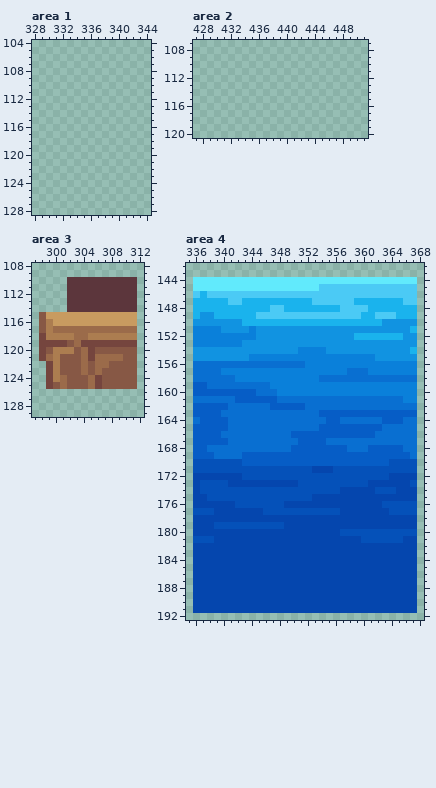
Pixel-art file -- gfx/misc.aseprite. The picture above is the old version.
1024x512 pixels, 1 frame. Colours within 5 levels of each other are drawn and written as one. Shown: area 1: x 328..344, y 104..128; area 2: x 427..451, y 107..120; area 3: x 297..312, y 108..129; area 4: x 335..368, y 142..192. The commit also changed other parts of the picture, which this record leaves out.
And afterwards:
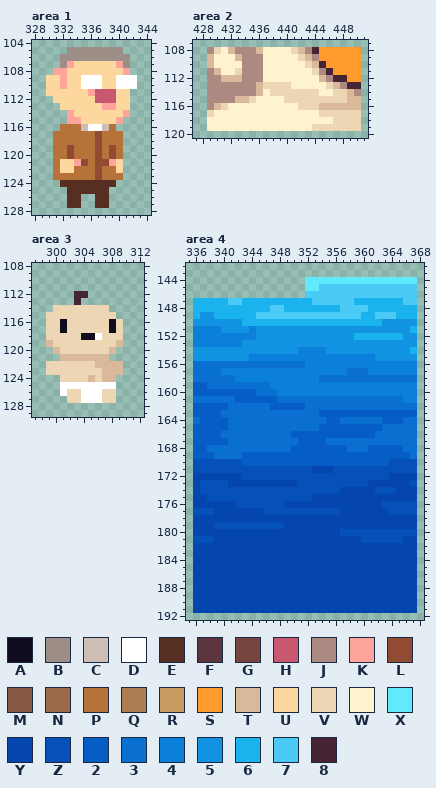
Palette (. is transparent): A #110d1e  B #9d8e88  C #ccbeb5  D #ffffff  E #562e22  F #5c363c  G #75453e  H #c85870  J #ac8981  K #fea49a  L #914b33  M #875845  N #9b6b4a  P #b77239  Q #ac7d50  R #c89b60  S #ff9a2c  T #dab99a  U #fcd89e  V #edd6b3  W #fef3cd  X #61eafc  Y #0546ae  Z #0551b9  2 #065dc6  3 #096fd1  4 #0a80da  5 #1193e1  6 #1ab3ed  7 #4bcaf5  8 #462434
Difference:
Area 1:
y 105: x 333..340 ........ -> BBBBBBBB
y 106: x 332..341 .......... -> BBBBBBBBBB
y 107: x 332..341 .......... -> BKUUUUUUKB
y 108: x 331..341 ........... -> KKUUUUUUUUK
y 109..110: x 330..342 ............. -> UUKUUDDDUUDDD
y 111: x 330..341 ............ -> UUUUUUKHHHUU
y 112: x 331..341 ........... -> UUUUUUHHHUU
y 113: x 332..341 .......... -> UUUUUUKKUU
y 114: x 333..341 ......... -> KUUUUUUUK
y 115: x 333..340 ........ -> KKUUUUUK
y 116: x 332..339 ........ -> PPPCDDCP
y 117..118: x 331..340 .......... -> PPPPPPLPPP
y 119..120: x 331..340 .......... -> PPLPPPLPLP
y 121: x 331..340 .......... -> PUUKLPLLKU
y 122: x 331..340 .......... -> PUUPPPLPPU
y 123: x 331..340 .......... -> PPPPPPLPPP
y 124: x 332..339 ........ -> EEEEEEEE
y 125: x 333..338 ...... -> EEEEEE
y 126..127: x 333..334 .. -> EE; x 337..338 .. -> EE
Area 2:
y 108: x 429..450 ...................... -> JVWTJJJTWWWWVTJ8SSSSSS
y 109: x 429..450 ...................... -> TWWWTJJJWWWWWVTJSSSSSS
y 110: x 429..450 ...................... -> TWWWWJJJWWWWWWVT8SSSSS
y 111: x 429..450 ...................... -> JTWWVJJJWWWWWWWVJ8SSSS
y 112: x 429..450 ...................... -> JJTTTJJJWWWWWWWWTJ88SS
y 113: x 429..450 ...................... -> JJJJJJJTVVVVWWWWWVTJ88
y 114: x 429..450 ...................... -> JJJJJJJTWVVVVVVVWWVVTJ
y 115: x 429..450 ...................... -> JJJJTTVWWWWVVVVVVVVVTT
y 116: x 429..450 ...................... -> JTVWWWWWWWWWWVVVTTTTTT
y 117: x 429..450 ...................... -> VWWWWWWWWWWWWWWWVVVVVV
y 118: x 429..450 ...................... -> WWWWWWWWWWWWWWWWWWVVVV
y 119: x 429..450 ...................... -> WWWWWWWWWWWWWWWVVVVVVV
Area 3:
y 110..111: x 302..311 FFFFFFFFFF -> ..........
y 112: x 302..311 FFFFFFFFFF -> .88.......
y 113: x 302..311 FFFFFFFFFF -> .8........
y 114: x 300..311 ..FFFFFFFFFF -> VVVVVVVV....
y 115: x 298..311 MRRRRRRRRRRRRR -> .VVVVVVVVVV...
y 116: x 298..311 MQRRRRRRRRRRRR -> .VVAVVVVVVAV..
y 117: x 298..311 MQNNNNNNNNNNNN -> .VVAVVVVVVAV..
y 118: x 298..311 GQQQQNNQQQQQQQ -> .VVVVVAADVVV..
y 119: x 298..311 GGGGMNGGGGGGGG -> .TVVVVVVVVVT..
y 120: x 298..311 GMQQQMNGMMMMMM -> ..TVVVVVVVT...
y 121: x 298..311 GNQMMMNGNNNNMM -> ...TTTTTTT....
y 122: x 299..311 GQMMMNMNNMMMM -> VVVVVVVTTTT..
y 123: x 299..311 GQMMMNMNMMMMM -> VVVVVVVVTTT..
y 124: x 299..311 GQNMMMNGMMMMM -> ..VVVVTVTT...
y 125: x 299..311 GMNMMMNGMMMMM -> ..DDDDDDDD...
y 126: x 301..308 ........ -> DVVDDDVV
y 127: x 302..308 ....... -> VVDDDVV
Area 4:
y 144..145: x 336..351 XXXXXXXXXXXXXXXX -> ................
y 146: x 336..351 7677777777777777 -> ................
Pixel boxes of the changes (left, top, right, bottom) in both pictures:
added: (46, 47, 137, 208)
added: (207, 47, 361, 131)
changed: (39, 277, 137, 403)
erased: (193, 277, 305, 298)
